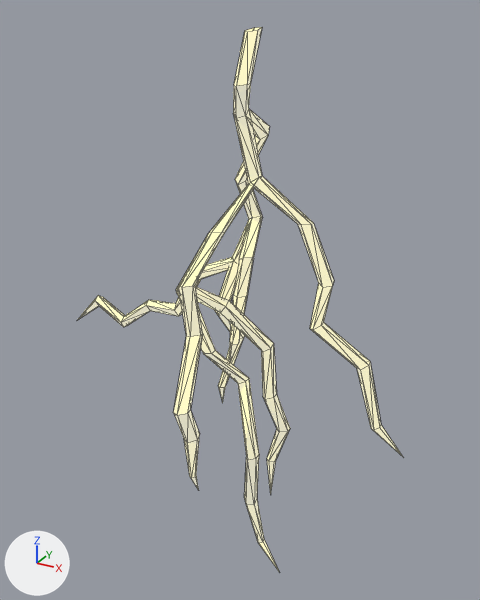
The glTF model models/ln6.gltf, before and after one commit.
The view is the same before and after, from a camera (50 mm lens) standing at (1.24, -2.38, 0.93) and looking at (-0.06, -0.01, -0.25). Every picture has the same lights, and +X, +Y and +Z are marked at lower left. Mesh edges are drawn as thin lines. Where no turn or scale is listed for an object, it has been applied to the vertices.

Objects in the first picture: 'lightning_bolt', 'lightning_bolt.002', 'lightning_bolt.003', 'lightning_bolt.004', 'lightning_bolt.005', 'lightning_bolt.006', 'lightning_bolt.007'.
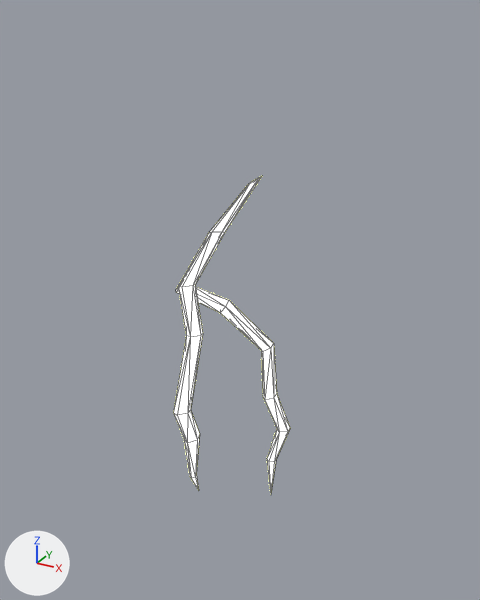
The newer file is also turned or shifted as a whole; pictures and numbers use the older file's frame.

Edits to the scene script, one JSON object a line:
```json
{"op": "set", "path": "mat_light.emission_strength", "old": "0.5", "new": "1.0"}
{"op": "add", "block": "mat_light", "code": "mat_light.emission_color = (2.851, 3.0, 1.0)  # white #ffffff"}
{"op": "remove", "block": "ob_lightning_bolt", "code": ["ob_lightning_bolt = bpy.data.objects.new('lightning_bolt', me_lightning_bolt)", "ob_lightning_bolt.location = (0.0, 0.0, 0.0)"]}
{"op": "remove", "block": "ob_lightning_bolt_002", "code": ["ob_lightning_bolt_002 = bpy.data.objects.new('lightning_bolt.002', me_lightning_bolt_002)", "ob_lightning_bolt_002.location = (0.0, 0.0, 0.0)"]}
{"op": "remove", "block": "ob_lightning_bolt_005", "code": ["ob_lightning_bolt_005 = bpy.data.objects.new('lightning_bolt.005', me_lightning_bolt_005)", "ob_lightning_bolt_005.location = (0.0, 0.0, 0.0)"]}
{"op": "remove", "block": "ob_lightning_bolt_006", "code": ["ob_lightning_bolt_006 = bpy.data.objects.new('lightning_bolt.006', me_lightning_bolt_006)", "ob_lightning_bolt_006.location = (0.0, 0.0, 0.0)"]}
{"op": "remove", "block": "ob_lightning_bolt_007", "code": ["ob_lightning_bolt_007 = bpy.data.objects.new('lightning_bolt.007', me_lightning_bolt_007)", "ob_lightning_bolt_007.location = (0.0, 0.0, 0.0)"]}
```

Pixel boxes [x1, y1, x2, y2] of what changed, in the pictures (480 x 600 px):
```json
{"object": "lightning_bolt.002", "change": "deleted", "before": [233, 27, 403, 457]}
{"object": "lightning_bolt.003", "change": "recoloured, surface changed", "before": [174, 176, 262, 490], "after": [174, 176, 262, 490]}
{"object": "lightning_bolt.004", "change": "recoloured, surface changed", "before": [176, 243, 290, 495], "after": [176, 243, 290, 495]}
{"object": "lightning_bolt.005", "change": "deleted", "before": [177, 291, 279, 571]}
{"object": "lightning_bolt.006", "change": "deleted", "before": [215, 109, 270, 403]}
{"object": "lightning_bolt", "change": "deleted", "before": [78, 257, 234, 327]}
{"object": "lightning_bolt.007", "change": "deleted", "before": [230, 217, 262, 362]}
```
